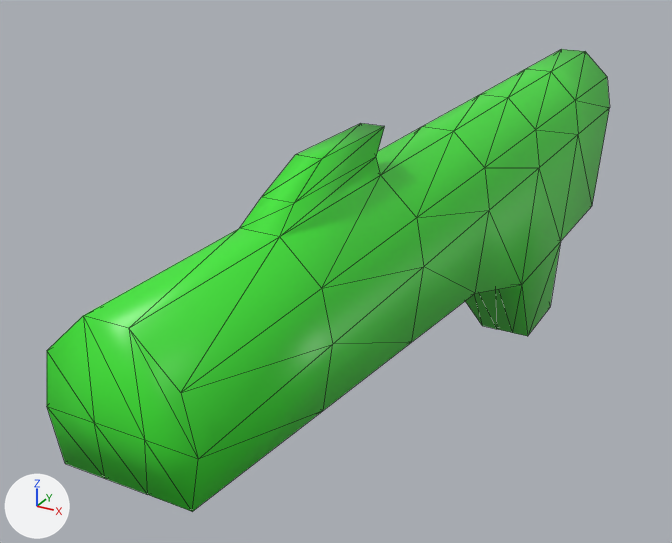
The glTF model assets/gltf/weapon.gltf as it was, and as the next commit left it.
Camera for both pictures: a camera (50 mm lens) standing at (0.251, -0.607, 0.267) and looking at (-0.064, -0.035, -0.019). Every picture has the same lights, and +X, +Y and +Z are marked at lower left. Mesh edges are drawn as thin lines. Vertices at the same position are counted once.
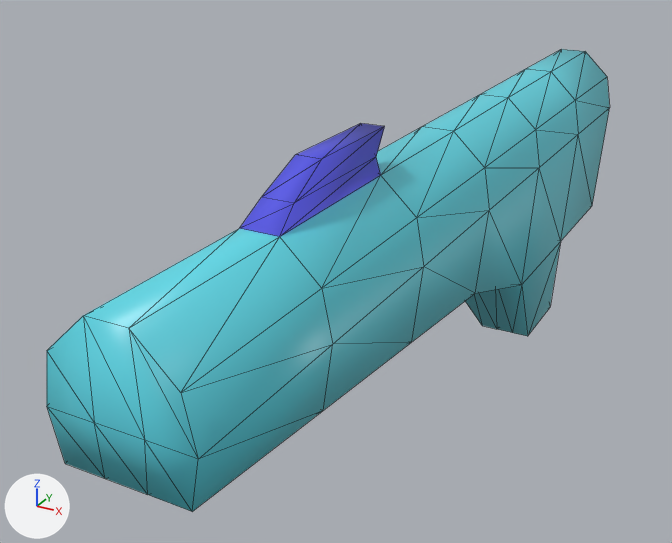
What changed in the scene script:
```text
Change mat_material:
    mat_material.base_color: (0.0485, 0.8, 0.0343) -> (0.114, 0.689, 0.8)  # green #3ee734 -> cyan #5fd8e7
Add mat_material_001:
    mat_material_001 = principled_material('Material.001')
    mat_material_001.base_color = (0.0902, 0.0921, 0.8)  # blue #5556e7
Change me_cube:
    where me_cube.from_pydata(...)  # 90 vertices, 176 faces; spans x -0.043..0.043, y -0.349..0.349, z -0.159..0.119
    used by ob_cube; location = (0.0, 0.0, 0.0)
    me_cube part 1: 18 faces spanning x -0.012..0.012, y -0.233..-0.104, z 0.092..0.119 switch from mat_material (green #3ee734) to mat_material_001 (blue #5556e7)
```

Where the change shows, as pixel boxes [x1, y1, x2, y2] in the pictures (672 x 543 px):
'Cube', recoloured, surface changed (green to cyan)
    both: [47, 49, 610, 512]
part 1 of me_cube, recoloured (green to blue)
    both: [240, 123, 385, 237]
